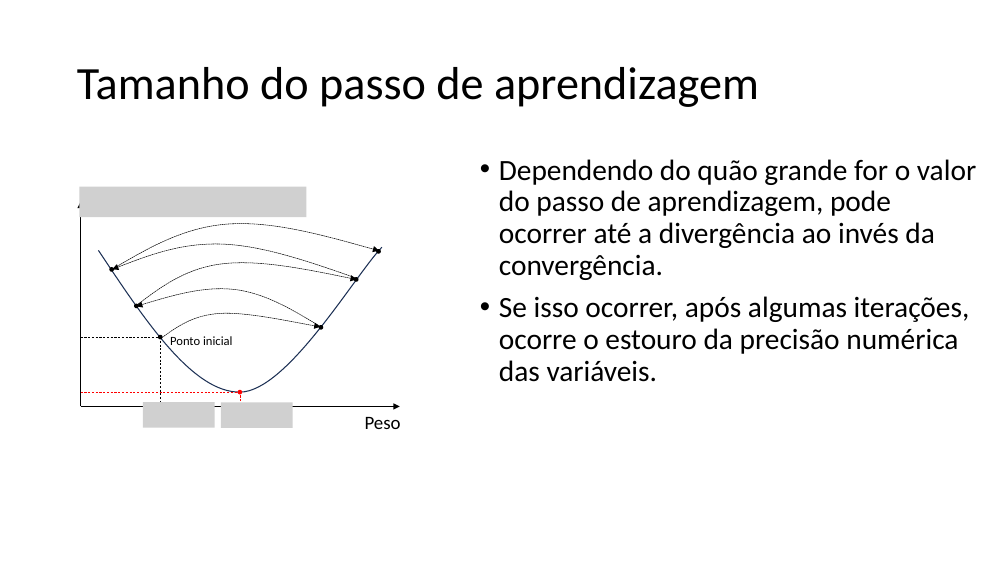
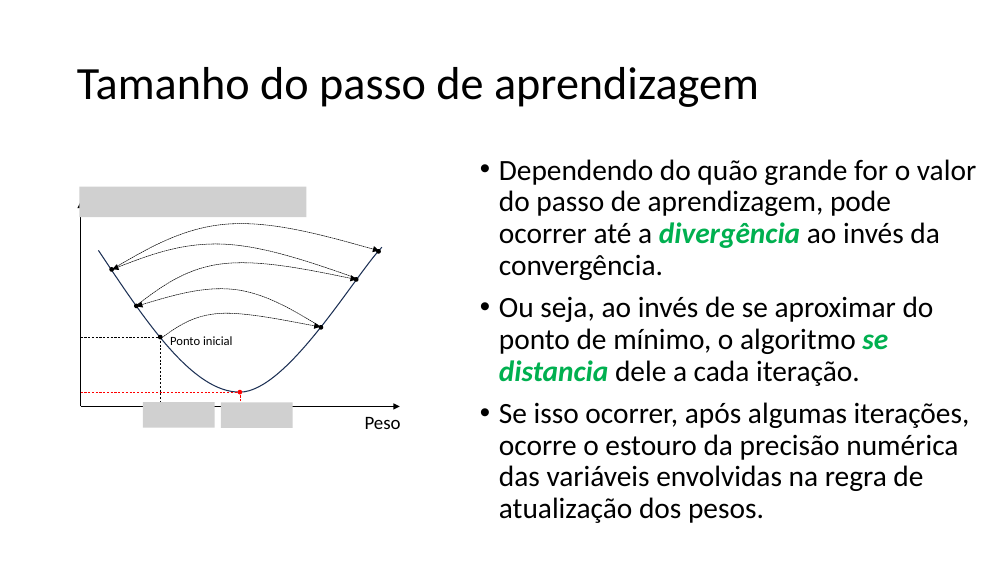
Before and after one commit to zz4fap/tp557-iot-ml, a slide deck: slide 19 of slides/TP557_6_Minimizando_o_erro.pptx. Drawn at 1008x567 pixels with LibreOffice and Linux fonts; fonts in the diff are those of the drawing; grey boxes stand for pictures. Boxes give left, top, right and bottom in pixels: in the first picture for what was removed or moved away, otherwise in the second. Text is boxed around its words. In the diff, an @@ line names an element or a change of style, - is before the commit and + after.

```diff
--- a/slides/TP557_6_Minimizando_o_erro.pptx
+++ b/slides/TP557_6_Minimizando_o_erro.pptx
@@ text at (x1=499, y1=159, x2=976, y2=280): text colour #000000 to #00B050, bold on, italic on in "divergência" @@
@@ text at (x1=499, y1=296, x2=970, y2=523): text changed @@
-• Se isso ocorrer, após algumas iterações, ocorre o estouro da precisão numérica das variáveis.
+• Ou seja, ao invés de se aproximar do ponto de mínimo, o algoritmo se distancia dele a cada iteração.
+• Se isso ocorrer, após algumas iterações, ocorre o estouro da precisão numérica das variáveis envolvidas na regra de atualização dos pesos.
```
Also in this commit, not shown: 11 other slides changed, 1 slide added, 1 other file.
